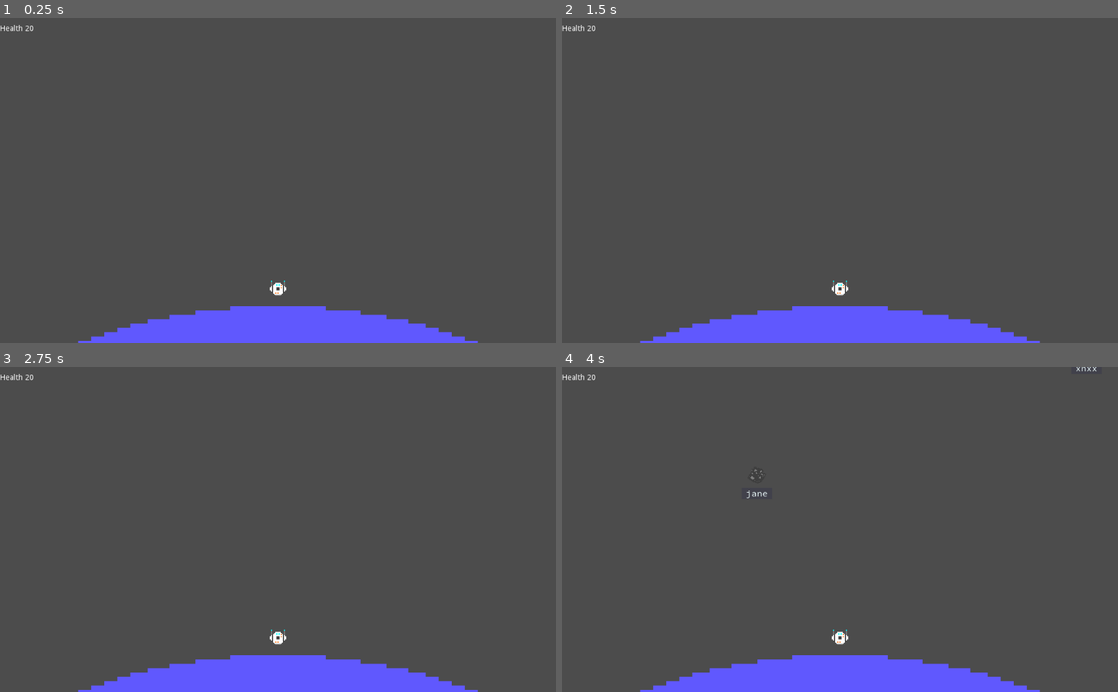
Above: before the commit, frames 1-4 (two rows, left to right).
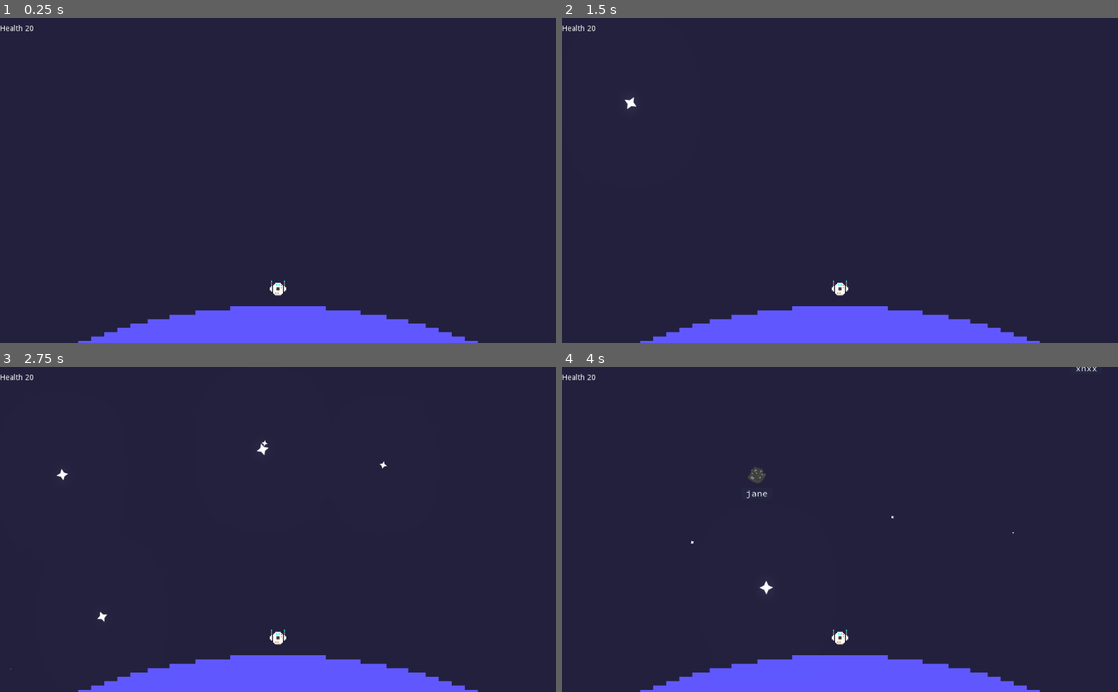
Above: after the commit, the same moments.

Repository: godxkey/hyperkey
Game: Godot game, scene res://level/Sandbox.tscn
The game is run twice, just before and just after one commit, with the same random seed, the same clock (stepped at 60 frames per second) and the same inputs.
Inputs:
- Up to frame 1 (0.25 s): no input
- Up to frame 2 (1.5 s): tap Enter at 0.5 s; tap Z at 0.6, 1.35 s; tap Space at 1.25 s; hold A from 1.28 s (still down)
- Up to frame 3 (2.75 s): release A at 2.03 s; tap Z at 2.1 s
- Up to frame 4 (4 s): tap Z at 2.85, 3.6 s; hold A from 3.53 s (still down)

The runs differ from the first frame. In frame 1, 94% of the frame differs, in the area x 0-100%, y 0-100%; in frame 2, 94%; in frame 3, 94%; in frame 4, 94%.

Commit message:
Add star background and glow effect to bullets

Diff:
--- a/actor/projectile/Bullet.tscn
+++ b/actor/projectile/Bullet.tscn
@@ -1,11 +1,14 @@
-[gd_scene load_steps=5 format=2]
+[gd_scene load_steps=6 format=2]
 
 [ext_resource path="res://actor/projectile/Bullet.png" type="Texture" id=1]
 [ext_resource path="res://actor/projectile/Bullet.gd" type="Script" id=2]
 [ext_resource path="res://control/FollowTarget.gd" type="Script" id=3]
 
-[sub_resource type="RectangleShape2D" id=1]
+[sub_resource type="RectangleShape2D" id=2]
 extents = Vector2( 28, 12 )
+
+[sub_resource type="CanvasItemMaterial" id=3]
+blend_mode = 1
 
 [node name="Bullet" type="Area2D" groups=[
 "projectile",
@@ -13,9 +16,12 @@
 script = ExtResource( 2 )
 
 [node name="CollisionShape2D" type="CollisionShape2D" parent="."]
-shape = SubResource( 1 )
+shape = SubResource( 2 )
 
 [node name="Sprite" type="Sprite" parent="."]
+material = SubResource( 3 )
+position = Vector2( -1, 0 )
+scale = Vector2( 1.02941, 1 )
 texture = ExtResource( 1 )
 
 [node name="FollowTarget" type="Node" parent="."]
--- a/control/Spawner.gd
+++ b/control/Spawner.gd
@@ -9,7 +9,7 @@
 const LABEL_SCENE = preload("res://ui/TypistLabel.tscn")
 
 onready var timer = $Timer as Timer
-onready var _planet = get_node(planet_path)
+onready var _planet_wref = weakref(get_node(planet_path))
 
 var _debug_spawn_area_color = Color(0.8, 0.4, 0.0, 0.3)
 
@@ -53,8 +53,11 @@
 
   var max_speed = motion.max_speed
   var starting_speed = rand_range(0.2 * max_speed, 0.8 * max_speed)
-  motion.set_velocity(starting_speed * target.position.direction_to(_planet.position))
-  motion.target = _planet
+
+  var planet = _planet_wref.get_ref()
+  if planet:
+    motion.set_velocity(starting_speed * target.position.direction_to(planet.position))
+    motion.target = planet
 
 func _setup_label_for_target(text:TypistText, target):
   var label = LABEL_SCENE.instance()
--- a/default_env.tres
+++ b/default_env.tres
@@ -3,5 +3,4 @@
 [sub_resource type="ProceduralSky" id=1]
 
 [resource]
-background_mode = 2
 background_sky = SubResource( 1 )
--- a/level/Sandbox.tscn
+++ b/level/Sandbox.tscn
@@ -1,17 +1,18 @@
-[gd_scene load_steps=7 format=2]
+[gd_scene load_steps=8 format=2]
 
 [ext_resource path="res://actor/player/Player.tscn" type="PackedScene" id=1]
 [ext_resource path="res://actor/environment/Planet.tscn" type="PackedScene" id=2]
 [ext_resource path="res://control/ProjectileManager.tscn" type="PackedScene" id=3]
 [ext_resource path="res://ui/HUD.tscn" type="PackedScene" id=4]
 [ext_resource path="res://control/Typist.tscn" type="PackedScene" id=5]
+[ext_resource path="res://world/BackgroundStars.tscn" type="PackedScene" id=6]
 
 [sub_resource type="Environment" id=1]
 background_mode = 4
 background_color = Color( 0.160784, 0.133333, 0.266667, 1 )
 glow_enabled = true
 glow_blend_mode = 0
-adjustment_enabled = true
+glow_bicubic_upscale = true
 
 [node name="Sandbox" type="Node2D"]
 
@@ -22,6 +23,8 @@
 
 [node name="HUD" parent="CanvasLayer" instance=ExtResource( 4 )]
 planet_path = NodePath("../../Planet")
+
+[node name="BackgroundStars" parent="." instance=ExtResource( 6 )]
 
 [node name="ProjectileManager" parent="." instance=ExtResource( 3 )]
 
--- a/library/TextGenerator.gd
+++ b/library/TextGenerator.gd
@@ -35,6 +35,7 @@
   return words
 
 func random_letter() -> String:
+  # TODO: Implement
   if selection_mode == SelectionMode.QUANTITY_BIAS:
     return ""
 
--- a/project.godot
+++ b/project.godot
@@ -126,4 +126,5 @@
 
 [rendering]
 
+environment/default_clear_color=Color( 0.1388, 0.1296, 0.24, 1 )
 environment/default_environment="res://default_env.tres"
--- /dev/null
+++ b/world/BackgroundStars.tscn
@@ -0,0 +1,53 @@
+[gd_scene load_steps=6 format=2]
+
+[ext_resource path="res://world/Star.png" type="Texture" id=1]
+[ext_resource path="res://world/StarParallax.gd" type="Script" id=2]
+
+[sub_resource type="Curve" id=1]
+_data = [ Vector2( 0, 0 ), 0.0, 0.0, 0, 0, Vector2( 0.248804, 1 ), 0.0, 0.0, 0, 0, Vector2( 0.502392, 0 ), 0.0, 0.0, 0, 0, Vector2( 0.746412, 1 ), 0.0, 0.0, 0, 0, Vector2( 1, 0 ), 0.0, 0.0, 0, 0 ]
+
+[sub_resource type="CurveTexture" id=2]
+curve = SubResource( 1 )
+
+[sub_resource type="ParticlesMaterial" id=3]
+emission_shape = 2
+emission_box_extents = Vector3( 640, 360, 1 )
+flag_disable_z = true
+gravity = Vector3( 0, 0, 0 )
+angular_velocity = 50.0
+angular_velocity_random = 1.0
+orbit_velocity = 0.0
+orbit_velocity_random = 0.0
+scale = 0.1
+scale_random = 1.0
+scale_curve = SubResource( 2 )
+
+[node name="BackgroundStars" type="ParallaxBackground"]
+
+[node name="StarParallax" type="ParallaxLayer" parent="."]
+motion_mirroring = Vector2( 1280, 720 )
+script = ExtResource( 2 )
+scroll_speed = 100.0
+
+[node name="Stars" type="Particles2D" parent="StarParallax"]
+modulate = Color( 1.1, 1.1, 1.1, 1 )
+position = Vector2( 640, 360 )
+amount = 16
+lifetime = 5.0
+randomness = 1.0
+process_material = SubResource( 3 )
+texture = ExtResource( 1 )
+
+[node name="StarParallax2" type="ParallaxLayer" parent="."]
+motion_mirroring = Vector2( 1280, 720 )
+script = ExtResource( 2 )
+scroll_speed = 100.0
+
+[node name="Stars" type="Particles2D" parent="StarParallax2"]
+modulate = Color( 1.1, 1.1, 1.1, 1 )
+position = Vector2( 640, 360 )
+amount = 16
+lifetime = 5.0
+randomness = 1.0
+process_material = SubResource( 3 )
+texture = ExtResource( 1 )
--- /dev/null
+++ b/world/StarParallax.gd
@@ -0,0 +1,12 @@
+extends ParallaxLayer
+
+export(float) var scroll_speed = 1.0
+export(float) var scroll_scale = 100.0
+
+var _noise = OpenSimplexNoise.new()
+
+func _init():
+  _noise.seed = randi()
+
+func _process(delta):
+  motion_offset += Vector2(scroll_speed, scroll_speed) * delta
Not shown: 2 places in actor/environment/Planet.tscn that only renumber resources
Binary file added: world/Star.png
Not shown, added: world/Star.png.import
